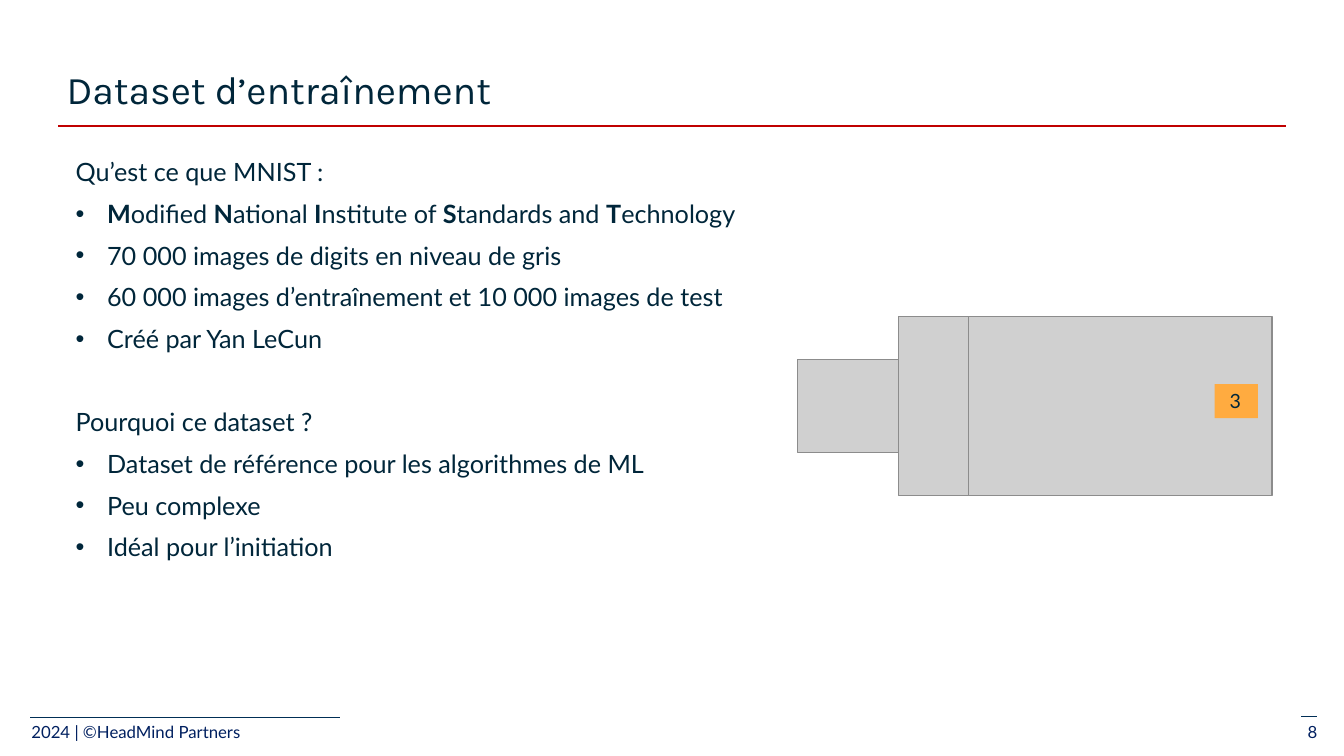
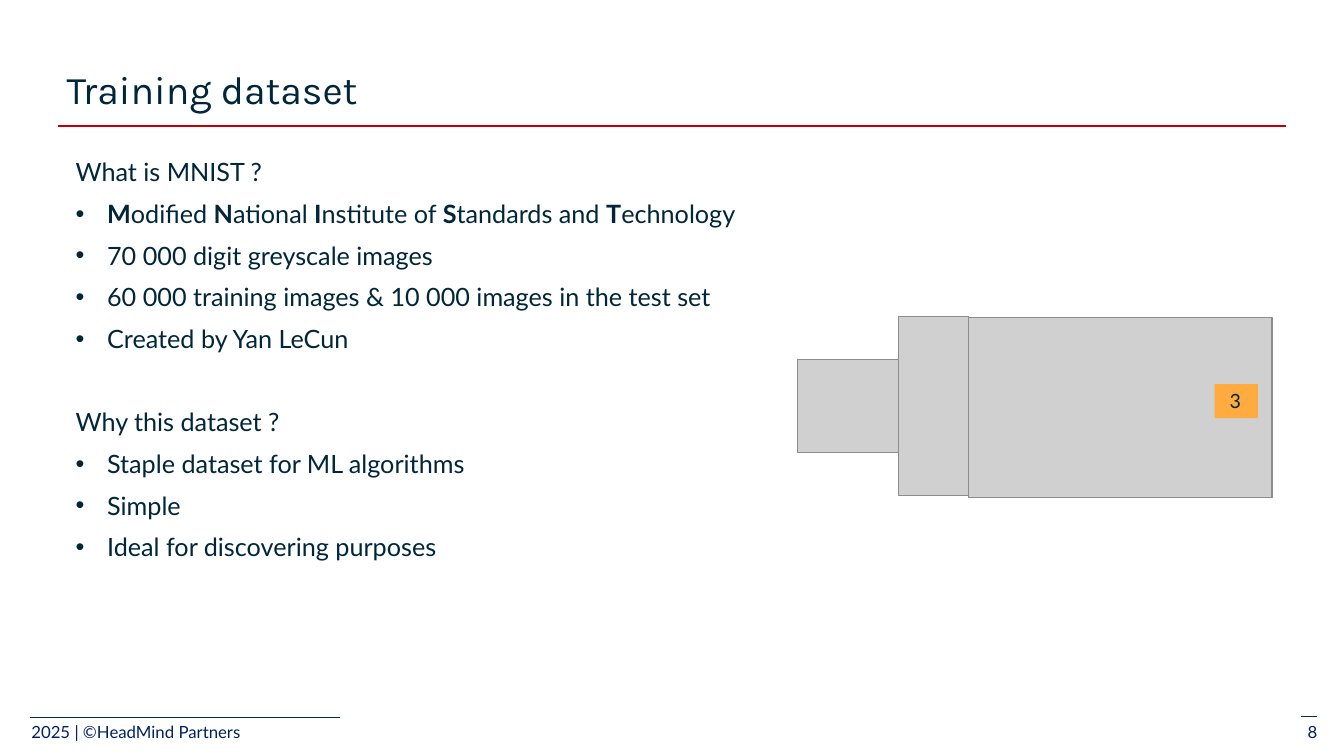
Before and after one commit to plpv/mlops-azure-course, a slide deck: slide 8 of slides/2_deploy-model_azure/2-Train and deploy ML models.pptx. Drawn at 1344x756 pixels with LibreOffice and Linux fonts; fonts in the diff are those of the drawing; grey boxes stand for pictures; background and template pictures are left out. Boxes give left, top, right and bottom in pixels: in the first picture for what was removed or moved away, otherwise in the second. Text is boxed around its words. In the diff, an @@ line names an element or a change of style, - is before the commit and + after.

```diff
--- a/slides/2_deploy-model_azure/2-Train and deploy ML models.pptx
+++ b/slides/2_deploy-model_azure/2-Train and deploy ML models.pptx
@@ title at bbox=[67, 77, 357, 114]: text changed @@
-Dataset d’entraînement
+Training dataset
@@ text at bbox=[76, 162, 245, 182]: text changed @@
-Qu’est ce que MNIST :
+What is MNIST ?
@@ text at bbox=[76, 246, 710, 561]: text changed @@
-• 70 000 images de digits en niveau de gris
-• 60 000 images d’entraînement et 10 000 images de test
-• Créé par Yan LeCun
-Pourquoi ce dataset ?
-• Dataset de référence pour les algorithmes de ML
-• Peu complexe
-• Idéal pour l’initiation
+• 70 000 digit greyscale images
+• 60 000 training images & 10 000 images in the test set
+• Created by Yan LeCun
+Why this dataset ?
+• Staple dataset for ML algorithms
+• Simple
+• Ideal for discovering purposes
@@ text at bbox=[31, 725, 241, 738]: text changed @@
-2024 | ©HeadMind Partners
+2025 | ©HeadMind Partners
```
Also in this commit, not shown: 13 other slides changed, 1 slide added, 1 slide removed.
